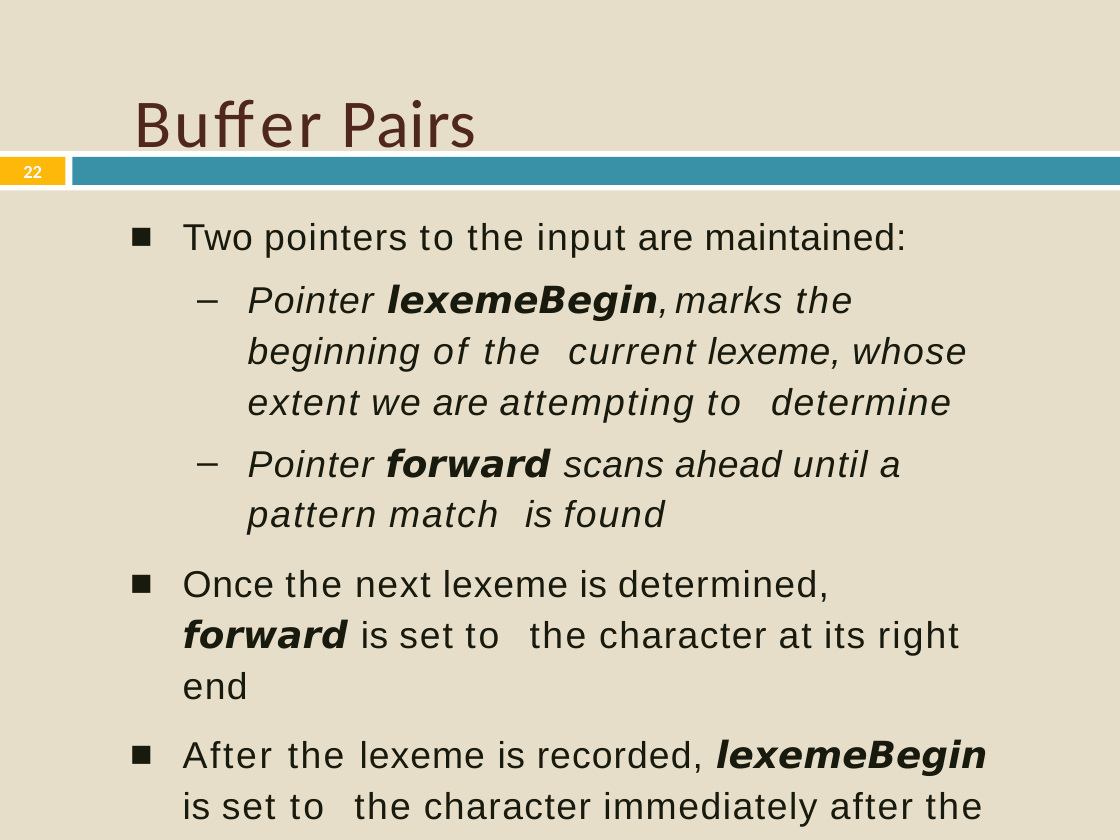
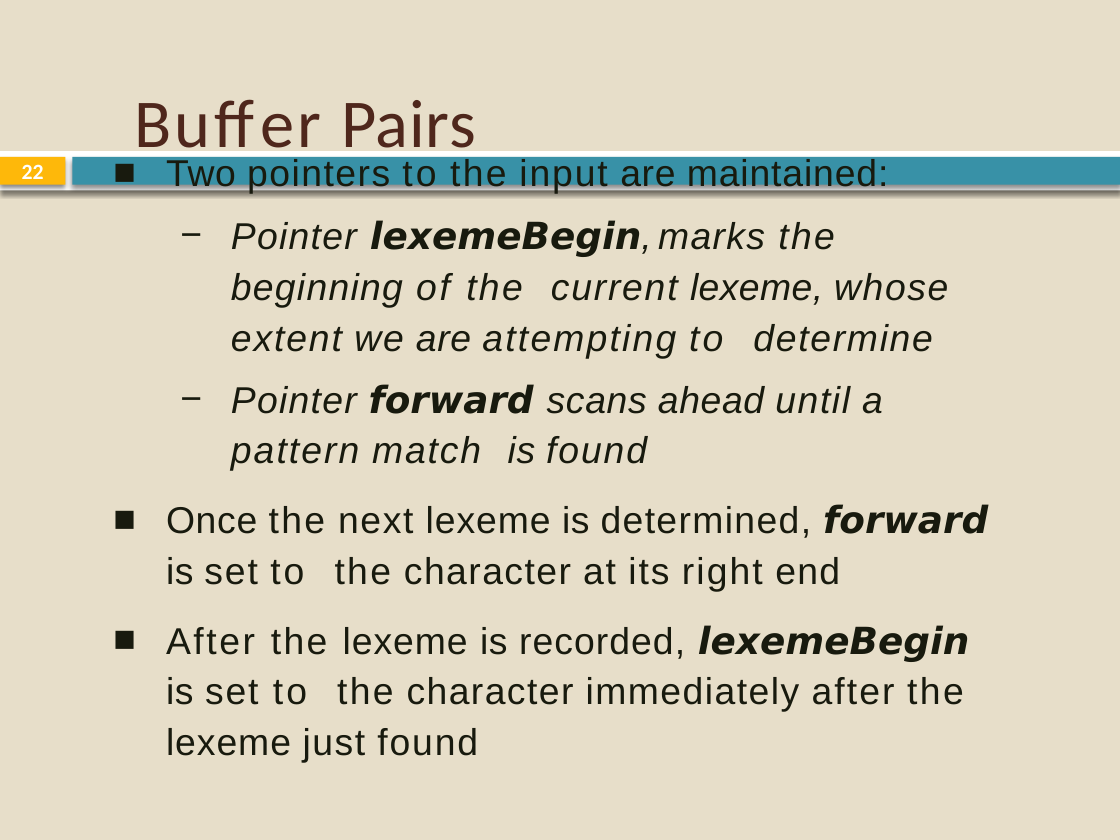
Before and after one commit to sabin-thapa/KUCE18-Sem7, a slide deck: slide 22 of Compiler Design/CE/2. Lexical Analysis.pptx. Drawn at 1120x840 pixels with LibreOffice and Linux fonts; fonts in the diff are those of the drawing. Boxes give left, top, right and bottom in pixels: in the first picture for what was removed or moved away, otherwise in the second. Text is boxed around its words. In the diff, an @@ line names an element or a change of style, - is before the commit and + after.

```diff
--- a/Compiler Design/CE/2. Lexical Analysis.pptx
+++ b/Compiler Design/CE/2. Lexical Analysis.pptx
@@ title "Buffer Pairs" at (x1=134, y1=99, x2=476, y2=163): letter spacing 0.6 to 0.5 pt in "Pairs" @@
@@ text "Two pointers to the input ..." moved from (x1=183, y1=223, x2=988, y2=827) to (x1=166, y1=159, x2=988, y2=763) @@
@@ text "Two pointers to the input ..." at (x1=166, y1=159, x2=988, y2=763): letter spacing 0.6 to 0.5 pt in "Two"; letter spacing 1.6 to 1.5 pt in "the", "the the", "the the", "the the the"; letter spacing 1.1 to 1 pt in "whose", "until", "just"; letter spacing 0.5 to 0.4 pt in "scans ahead"; letter spacing -0.2 to -0.3 pt in "a"; letter spacing 1.4 to 1.3 pt in "pattern", "right"; letter spacing 0.7 to 0.6 pt in "lexeme", "lexeme lexeme"; bullet – to − @@
@@ page number at (x1=22, y1=164, x2=44, y2=186): size 11.9 to 14 pt @@
@@ shadow on in 3 elements at (x1=0, y1=151, x2=1120, y2=190), (x1=0, y1=157, x2=65, y2=185), (x1=73, y1=157, x2=1120, y2=185) @@
```
Also in this commit, not shown: 104 other slides changed, 17 other files.
